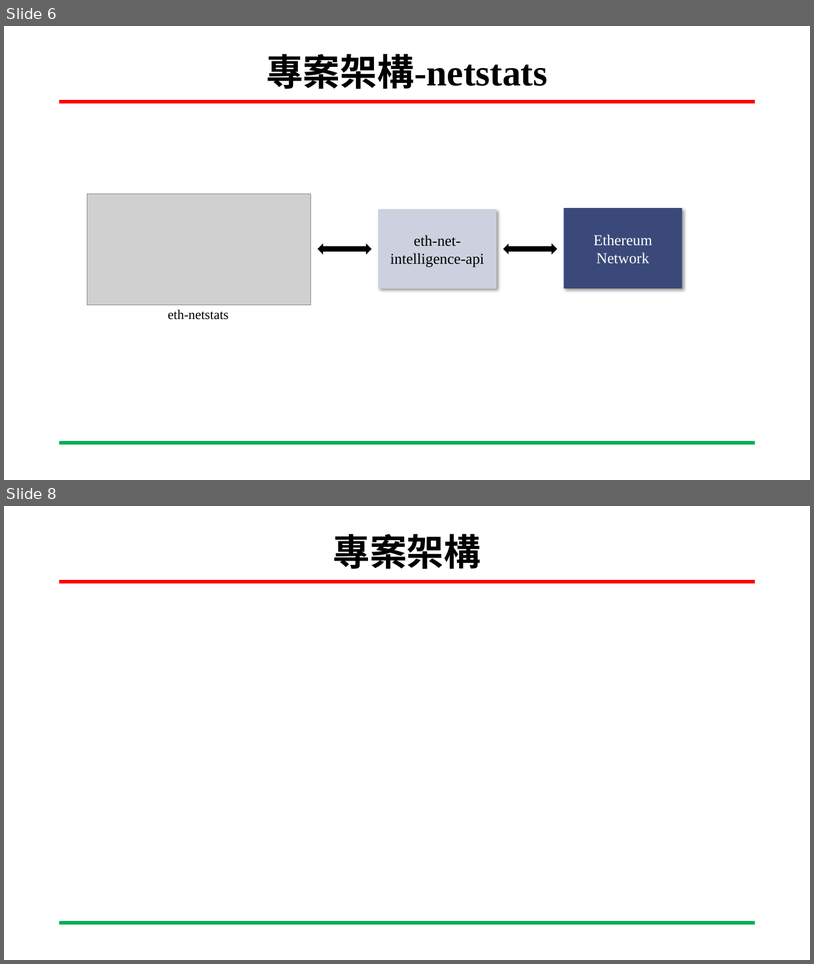
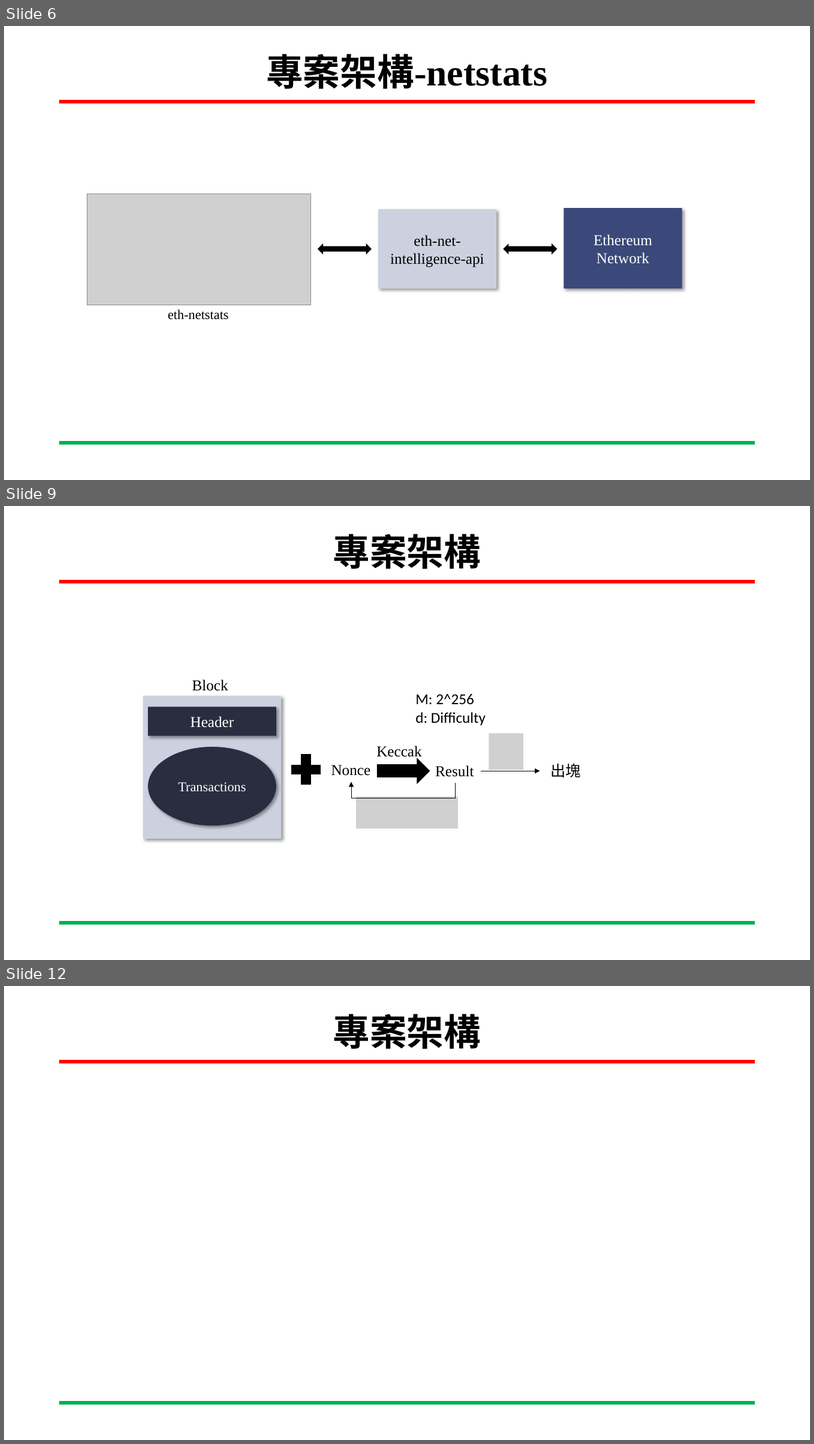
Before and after one commit to San-Zero/Senior-Project, a slide deck: 專題-私有以太坊區塊鏈實作以及其硬體加速方法調查-劉益彤.pptx. Shown one above the other, each under a label of ours: slides 6 and 8 before the commit, slides 6, 9 and 12 after it; the slides between them are not shown. The pictures are 814x964 and 814x1444 pixels, drawn with LibreOffice and Linux fonts; fonts in the diff are those of the drawing; grey boxes stand for pictures; background and template pictures are left out. Boxes give left, top, right and bottom in pixels: in the first picture for what was removed or moved away, otherwise in the second. Text is boxed around its words. In the diff, an @@ line names an element or a change of style, - is before the commit and + after.

```diff
--- a/專題-私有以太坊區塊鏈實作以及其硬體加速方法調查-劉益彤.pptx
+++ b/專題-私有以太坊區塊鏈實作以及其硬體加速方法調查-劉益彤.pptx
@@ slide 9 added at (4, 506, 810, 960), background #FFFFFF; not listed: 2 template elements that a slide beside it also shows @@
@@ title added at (333, 534, 481, 569), 44 pt, text #000000, bold @@
+專案架構
@@ group added at (143, 679, 581, 839): 6 texts, 2 rectangles, 2 pictures, 1 ellipse, 1 plus sign, 1 right arrow, 1 arrow, 1 elbow arrow @@
+Header
+Transactions
+Nonce
+Result
+出塊
+Block
+Keccak
+M: 2^256
+d: Difficulty
@@ what was slide 8 is now slide 12 @@
```
Also in this commit, not shown: 2 slides changed, 8 other slides added, 6 other files.
